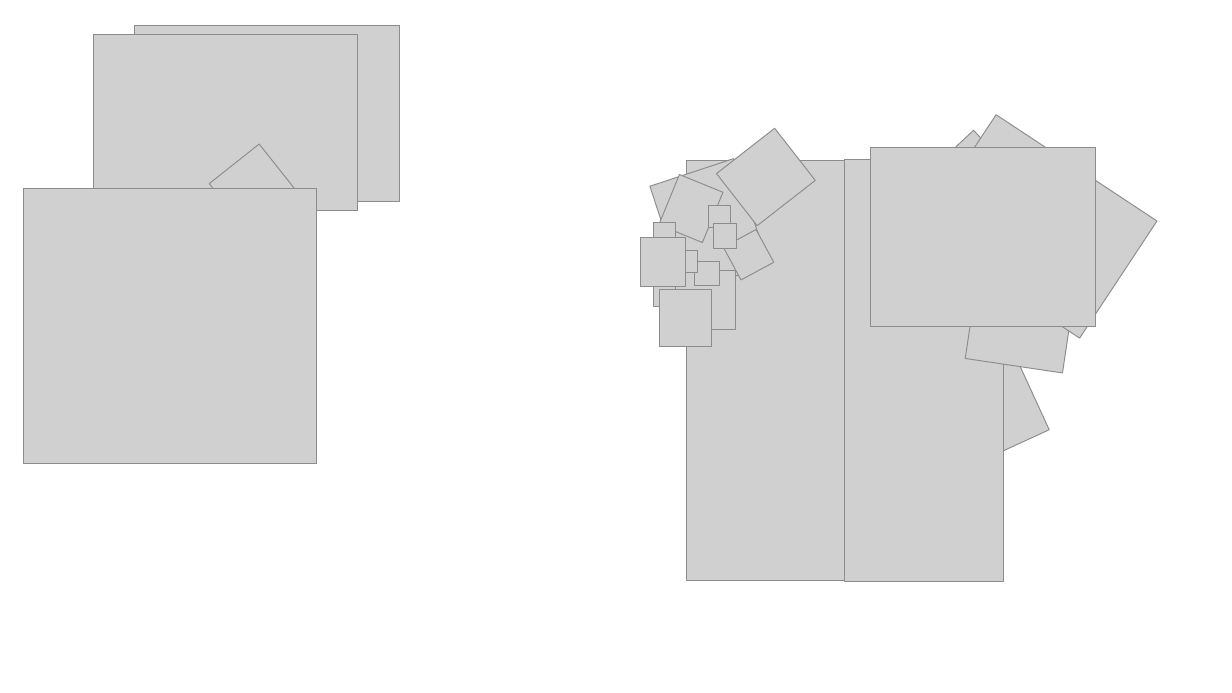
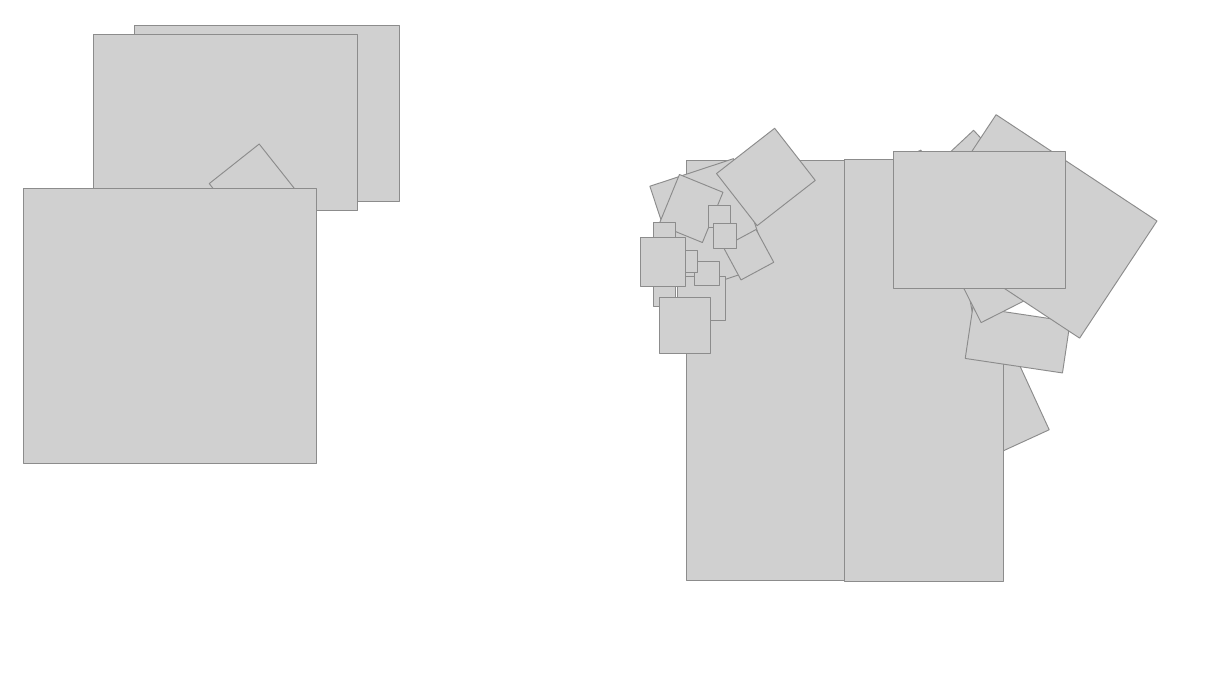
Before and after one commit to rezabonyadi/ML_mini_hyper_book, a slide deck: slide 5 of images/cover/Logo.pptx. Drawn at 1232x693 pixels with LibreOffice and Linux fonts; fonts in the diff are those of the drawing; grey boxes stand for pictures. Boxes give left, top, right and bottom in pixels: in the first picture for what was removed or moved away, otherwise in the second. Text is boxed around its words. In the diff, an @@ line names an element or a change of style, - is before the commit and + after.

```diff
--- a/images/cover/Logo.pptx
+++ b/images/cover/Logo.pptx
@@ picture: place and size @@
-picture at <box>871,148,1096,327</box>
+picture at <box>894,152,1066,288</box>
@@ picture added at <box>949,226,1045,322</box> @@
@@ picture: place and size @@
-picture at <box>660,289,712,346</box>
+picture at <box>660,298,711,353</box>
@@ picture: place and size @@
-picture at <box>671,270,736,329</box>
+picture at <box>677,276,726,321</box>
@@ picture added at <box>970,292,1002,322</box> @@
```
Also in this commit, not shown: 2 other files.
